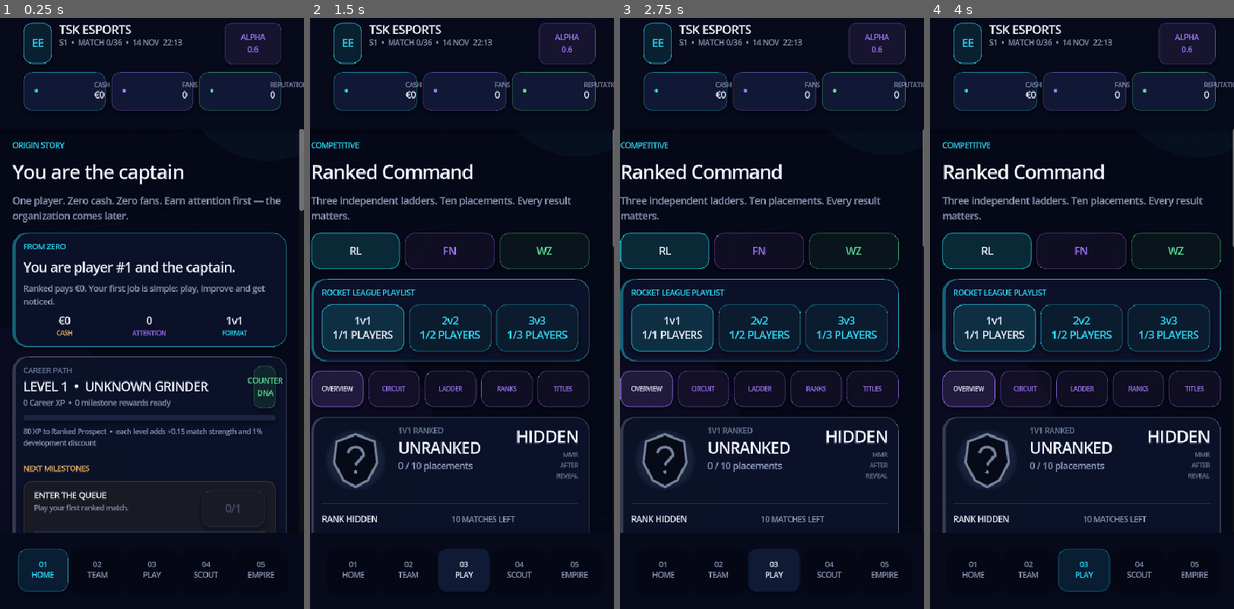
Above: before the commit, frames 1-4 (left to right).
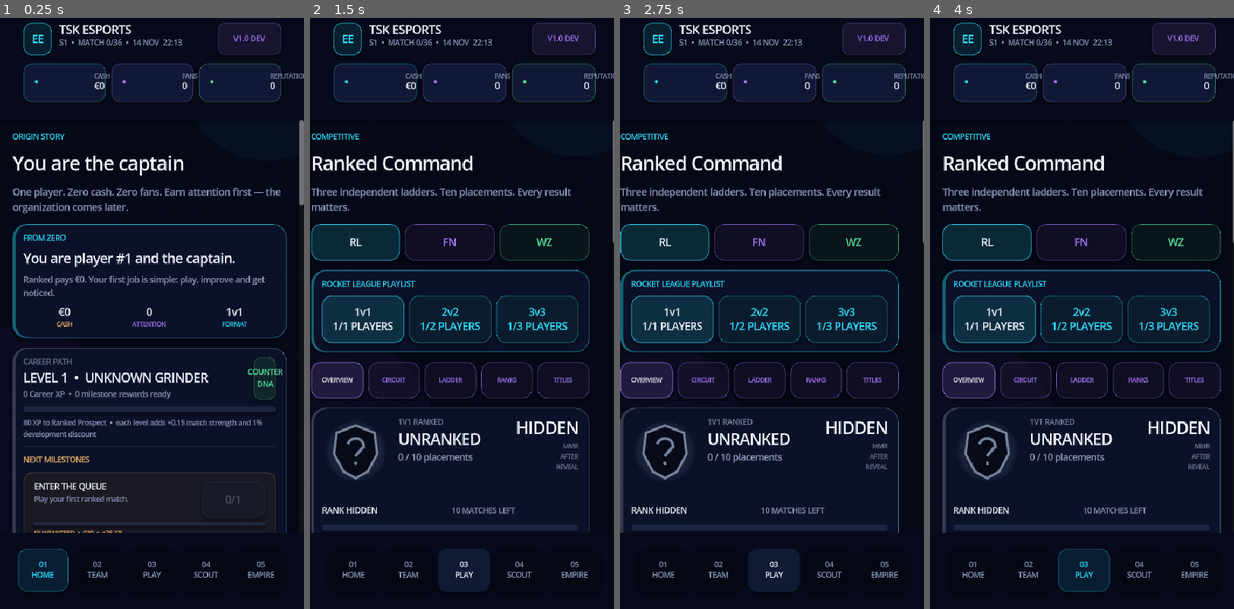
Above: after the commit, the same moments.

Repository: JasonTSKowner/E-Sport-Empire
Game: Godot game, scene res://scenes/Main.tscn
Two runs of this game, one before a commit and one after it. Both use one fixed random seed, a clock stepped at 60 frames per second and the inputs below.
Inputs:
- Up to frame 1 (0.25 s): no input
- Up to frame 2 (1.5 s): click "03 PLAY" at 0.5 s; click "03 PLAY" at 1.25 s
- Up to frame 3 (2.75 s): click "03 PLAY" at 2 s
- Up to frame 4 (4 s): click "RL" at 2.75 s; click "RL" at 3.5 s

The runs differ from the first frame. In frame 1, 17% of the frame differs, in the area x 4-100%, y 0-88%; in frame 2, 17%; in frame 3, 17%; in frame 4, 17%, in the area x 4-100%, y 0-87%.

Commit message:
v1.0: wire app config into shell

Diff:
--- a/scripts/main.gd
+++ b/scripts/main.gd
@@ -1,5 +1,6 @@
 extends Control
 
+const AppConfigRef = preload("res://scripts/app_config.gd")
 const GameDataRef = preload("res://scripts/game_data.gd")
 const EmpireStateRef = preload("res://scripts/game_state.gd")
 const RankedDataRef = preload("res://scripts/ranked_data.gd")
@@ -13,7 +14,7 @@
 const UI = preload("res://scripts/ui_kit.gd")
 
 var game: EmpireStateRef
-var current_page := "home"
+var current_page := AppConfigRef.DEFAULT_PAGE
 var shell: VBoxContainer
 var page_scroll: ScrollContainer
 var page_content: VBoxContainer
@@ -55,7 +56,7 @@
 	game = EmpireStateRef.new()
 	var offline: Dictionary = game.load_game()
 	_build_shell()
-	_show_page("home", false)
+	_show_page(AppConfigRef.DEFAULT_PAGE, false)
 	if int(offline.get("seconds", 0)) >= 60 and (int(offline.get("cash", 0)) > 0 or int(offline.get("fans", 0)) > 0):
 		call_deferred("_show_offline_message", offline)
 
@@ -143,8 +144,8 @@
 	brand_text.add_child(season_label)
 	brand_row.add_child(brand_text)
 
-	var version_badge := UI.badge("ALPHA 0.6", UI.PURPLE)
-	version_badge.custom_minimum_size.x = 84
+	var version_badge := UI.badge(AppConfigRef.VERSION_BADGE, UI.PURPLE)
+	version_badge.custom_minimum_size.x = 94
 	brand_row.add_child(version_badge)
 
 	var stats := HBoxContainer.new()
@@ -200,13 +201,7 @@
 	var row := HBoxContainer.new()
 	row.add_theme_constant_override("separation", 5)
 	margin.add_child(row)
-	var entries := [
-		["home", "HOME", "01"],
-		["team", "TEAM", "02"],
-		["play", "PLAY", "03"],
-		["market", "SCOUT", "04"],
-		["empire", "EMPIRE", "05"],
-	]
+	var entries := AppConfigRef.NAV_ENTRIES
 	for entry in entries:
 		var button := Button.new()
 		button.text = "%s\n%s" % [entry[2], entry[1]]
